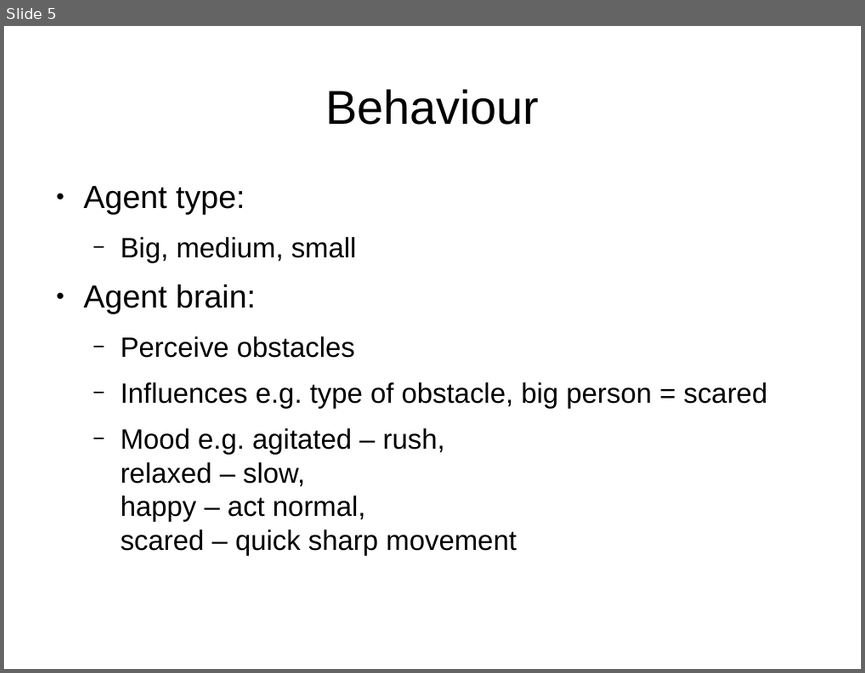
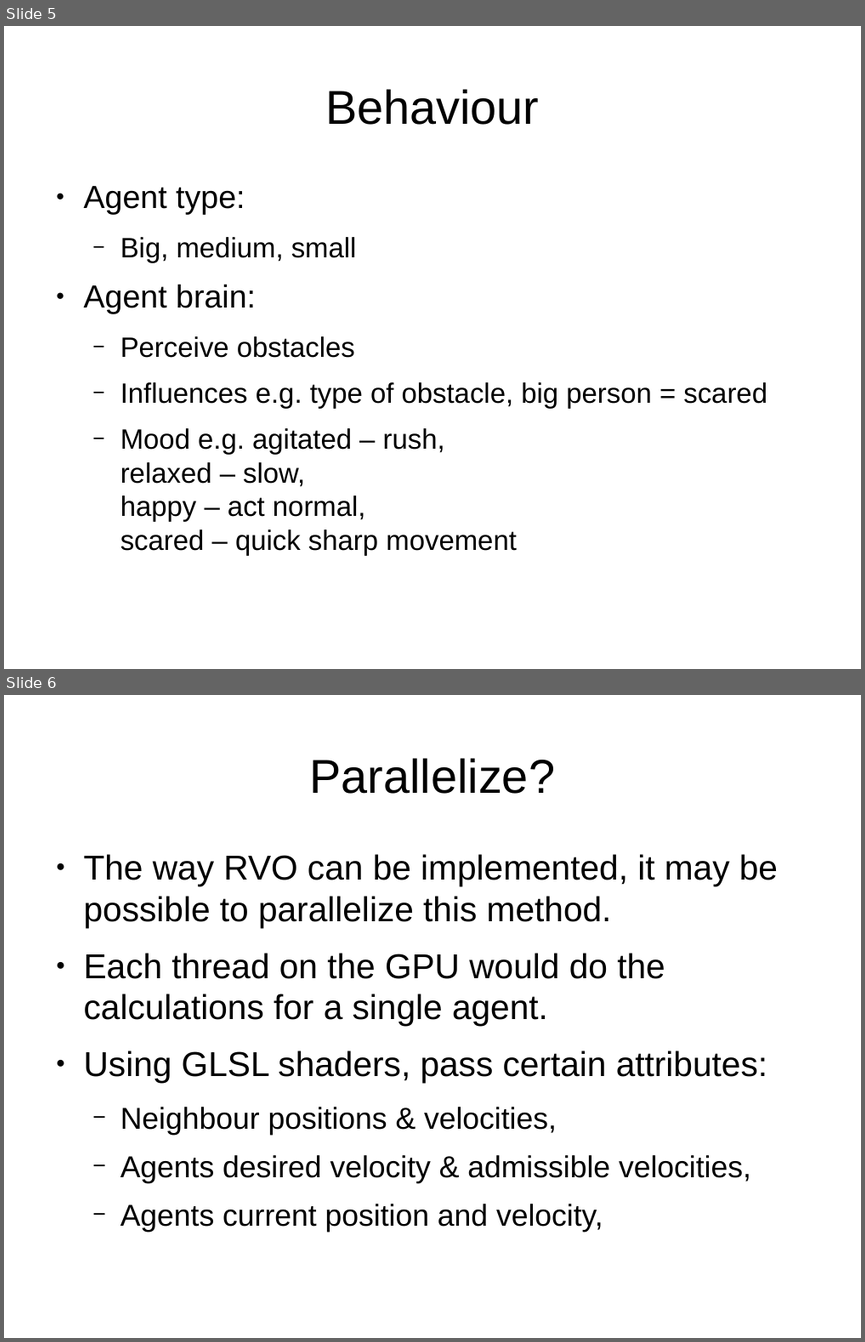
Before and after one commit to IdrisMiles/Reciprocal-Velocity-Obstacles, a slide deck: writeUp/initial_presentation.odp. Shown one above the other, each under a label of ours: slide 5 before the commit, slides 5 and 6 after it. The pictures are 865x673 and 865x1342 pixels, drawn with LibreOffice and Linux fonts; fonts in the diff are those of the drawing; background and template pictures are left out. Boxes give left, top, right and bottom in pixels: in the first picture for what was removed or moved away, otherwise in the second. Text is boxed around its words. In the diff, an @@ line names an element or a change of style, - is before the commit and + after.

Commit message:
added gpu slide to presentation

```diff
--- a/writeUp/initial_presentation.odp
+++ b/writeUp/initial_presentation.odp
@@ slide 6 added at [4,695,861,1338], background picture (left out) @@
@@ title added at [309,758,555,794], 44 pt, text #000000 @@
+Parallelize?
@@ text added at [84,854,778,1231], 32 pt, text #000000 @@
+● The way RVO can be implemented, it may be possible to parallelize this method.
+● Each thread on the GPU would do the calculations for a single agent.
+● Using GLSL shaders, pass certain attributes:
+  − Neighbour positions & velocities,
+  − Agents desired velocity & admissible velocities,
+  − Agents current position and velocity,
```
Also in this commit, not shown: 1 other file.
